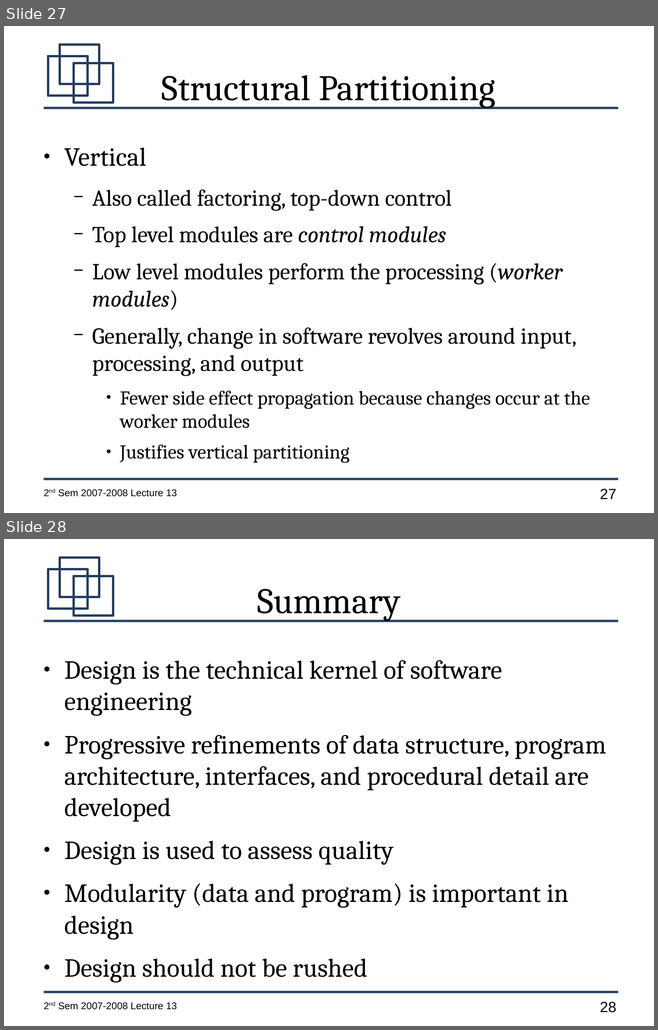
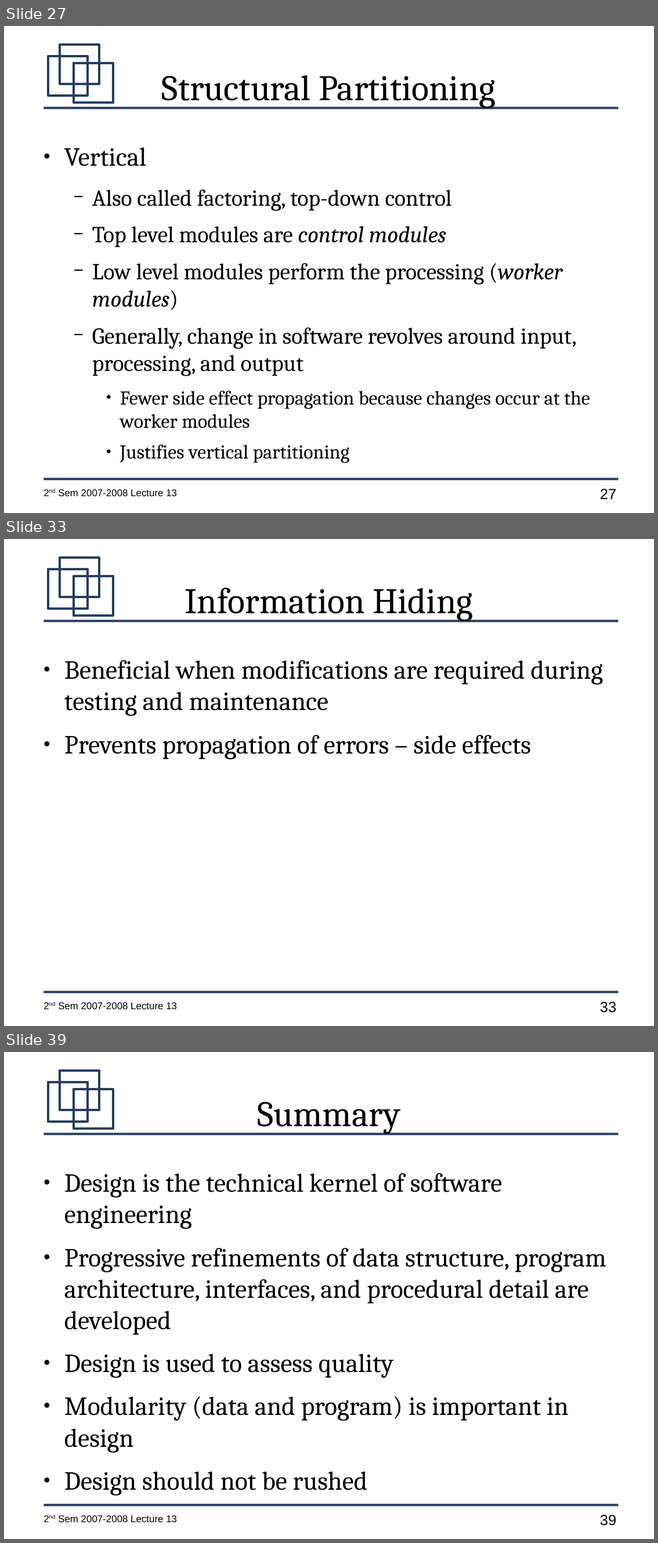
Before and after one commit to jachermocilla/jach-homepage, a slide deck: CMSC128-2nd-Sem-2007-L13.odp. Shown one above the other, each under a label of ours: slides 27 and 28 before the commit, slides 27, 33 and 39 after it; the slides between them are not shown. The pictures are 658x1030 and 658x1543 pixels, drawn with LibreOffice and Linux fonts; fonts in the diff are those of the drawing. Boxes give left, top, right and bottom in pixels: in the first picture for what was removed or moved away, otherwise in the second. Text is boxed around its words. In the diff, an @@ line names an element or a change of style, - is before the commit and + after.

```diff
--- a/CMSC128-2nd-Sem-2007-L13.odp
+++ b/CMSC128-2nd-Sem-2007-L13.odp
@@ slide 33 added at (4,539,654,1026), background #FFFFFF; not listed: 7 template elements that a slide beside it also shows @@
@@ title added at (184,588,473,621), 44 pt, text #000000 @@
+Information Hiding
@@ text added at (64,660,603,759), 32 pt, text #000000 @@
+● Beneficial when modifications are required during testing and maintenance
+● Prevents propagation of errors – side effects
@@ what was slide 28 is now slide 39 @@
@@ page number at (600,1515,616,1526): text changed @@
-28
+39
```
Also in this commit, not shown: 10 other slides added.
